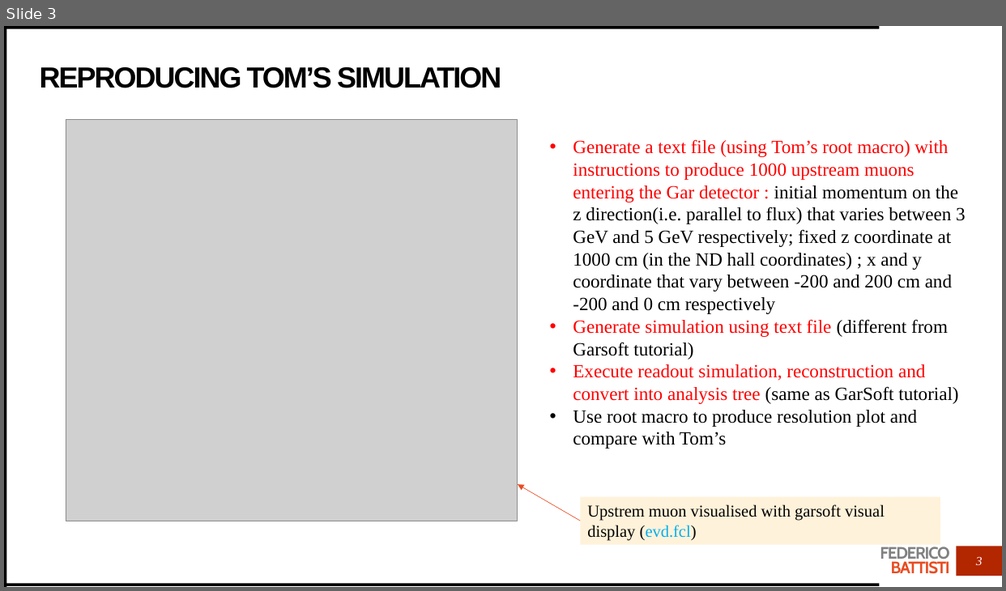
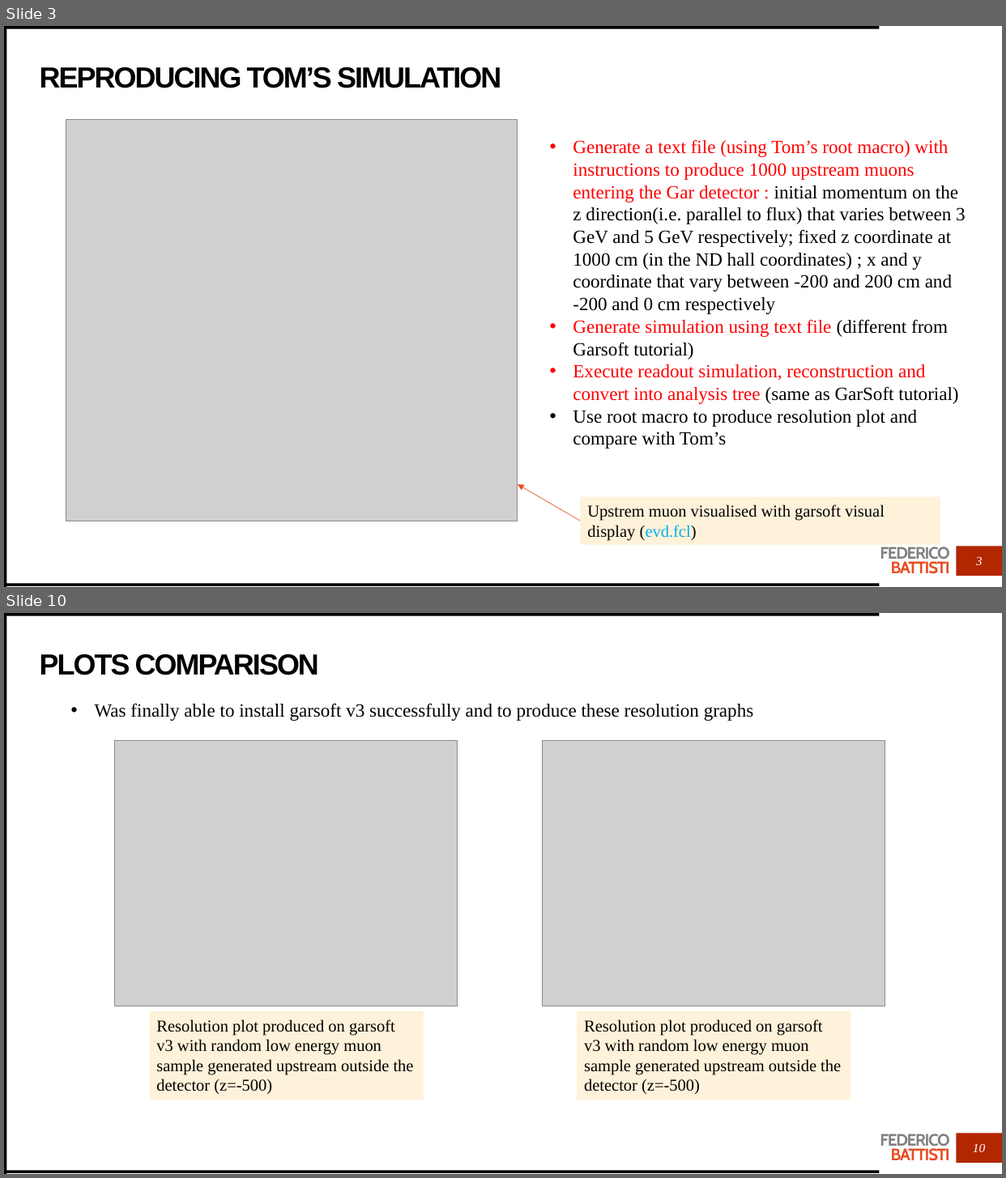
Before and after one commit to Trenchcoat95/OxfordCode, a slide deck: Simulation Exercise.pptx. Shown one above the other, each under a label of ours: slide 3 before the commit, slides 3 and 10 after it; the slides between them are not shown. The pictures are 1006x591 and 1006x1178 pixels, drawn with LibreOffice and Linux fonts; fonts in the diff are those of the drawing; grey boxes stand for pictures. Boxes give left, top, right and bottom in pixels: in the first picture for what was removed or moved away, otherwise in the second. Text is boxed around its words. In the diff, an @@ line names an element or a change of style, - is before the commit and + after.

Commit message:
First plots with garsoft v3

```diff
--- a/Simulation Exercise.pptx
+++ b/Simulation Exercise.pptx
@@ slide 10 added at (4, 613, 1002, 1174), background #FFFFFF; not listed: 5 template elements that a slide beside it also shows @@
@@ title added at (40, 654, 319, 675), 28 pt, text #000000, bold @@
+PLOTS COMPARISON
@@ text added at (95, 703, 754, 721), 18 pt, text #000000 @@
+• Was finally able to install garsoft v3 successfully and to produce these resolution graphs
@@ picture added at (115, 740, 458, 1006) @@
@@ picture added at (543, 740, 885, 1006) @@
@@ rectangle added at (149, 1012, 424, 1101), fill #FFF2DA, 16 pt, text #000000 @@
+Resolution plot produced on garsoft v3 with random low energy muon sample generated upstream outside the detector (z=-500)
@@ rectangle added at (577, 1012, 850, 1101), fill #FFF2DA, 16 pt, text #000000 @@
+Resolution plot produced on garsoft v3 with random low energy muon sample generated upstream outside the detector (z=-500)
@@ page number added at (973, 1144, 985, 1152), 12 pt, text #FFFFFF, italic @@
+10
```
Also in this commit, not shown: 1 slide changed, 9 other slides added, 1 slide removed, 34 other files.
